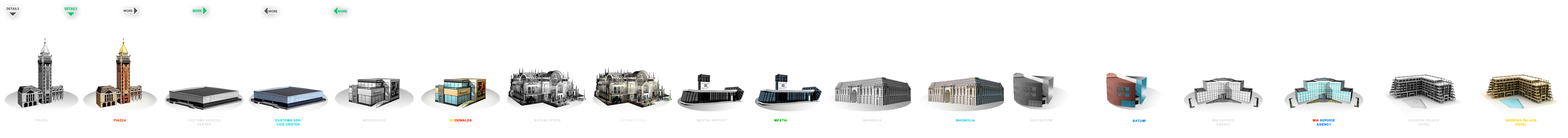
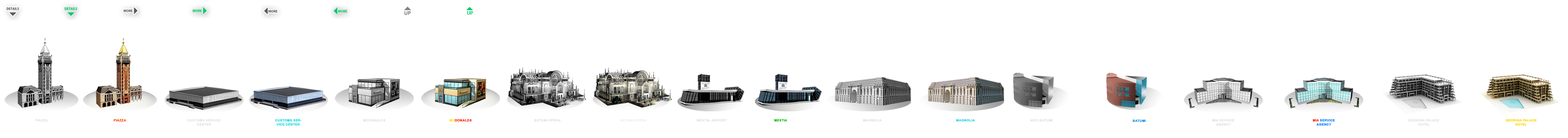
Comparing the layer stacks of the two 1568 × 138 images. Changes:
added layer "Shape 1" above "Layer 31" over [466, 6, 474, 15]
added layer "Layer 31" above "Layer 30" over [403, 6, 412, 16]
